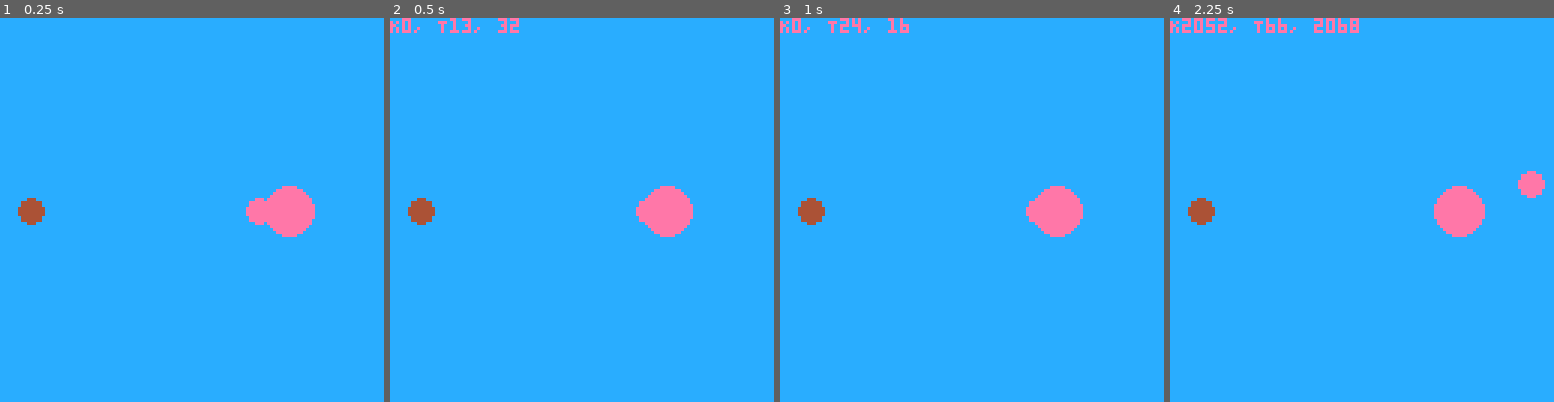
Above: before the commit, frames 1-4 (left to right).
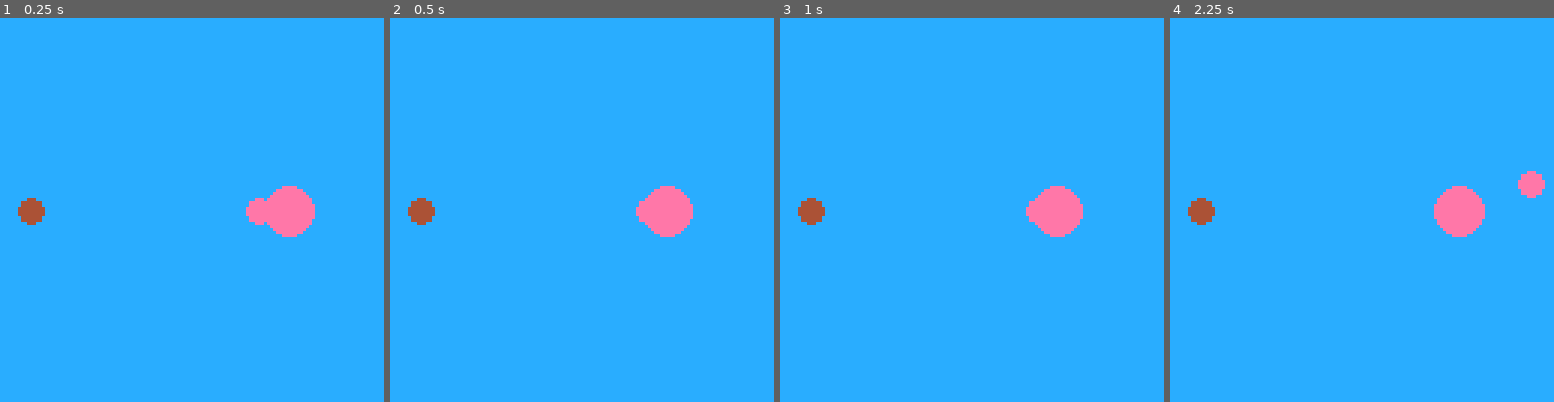
Above: after the commit, the same moments.

Repository: mgrider/EmergenSea
Game: PICO-8 cartridge emergensea.p8
Same seed, same stepped clock (60 frames per second), same inputs: the game is played once before the commit and once after it.
Inputs:
- Up to frame 1 (0.25 s): no input
- Up to frame 2 (0.5 s): tap X (X key) at 0.33 s
- Up to frame 3 (1 s): tap O (Z key) at 0.7 s
- Up to frame 4 (2.25 s): tap X (X key) at 1.07, 1.85 s; hold Right 1.6-2.1 s; hold P2 Left 1.6-2.1 s; tap O (Z key) at 1.7, 2.1 s; hold Up from 2.15 s (still down); hold P2 Down from 2.15 s (still down)

Frame 1 is identical in both runs. In frame 2, 0.4% of the frame differs, in the area x 0-34%, y 0-4%; in frame 3, 0.4%; in frame 4, 0.8%, in the area x 0-50%, y 0-4%.

Commit message:
replay logic

Diff:
--- a/emergensea.p8
+++ b/emergensea.p8
@@ -73,25 +73,64 @@
   lastKey = arm.keyEvents[#arm.keyEvents].keys
   if currentKey != lastKey then
     add(arm.keyEvents, {keys=currentKey, time=levelTime})
-    printMsg = "K"..currentKey..", T"..levelTime..", "..lastKey
-  end
-end
+  end
+end
+
+function moveArm(arm, buttons)
+  if interpret_btn(buttons, 0) then
+    moveArmX(arm, -constants.armSpeed)
+  end
+  if interpret_btn(buttons, 1) then
+    moveArmX(arm, constants.armSpeed)
+  end
+  if interpret_btn(buttons, 2) then
+    moveArmY(arm, -constants.armSpeed)
+  end
+  if interpret_btn(buttons, 3) then
+    moveArmY(arm, constants.armSpeed)
+  end
+end
+
+function getButtonStateAtTimeIndex(events, time_index)
+  event_of_interest = {}
+  for event in events do
+    if time_index > events.time then
+      event_of_interest = event
+    end
+  end
+  return event_of_interest.keys
+end
+
+function replayKeyEvents()
+  for arm in body.old_arms do
+    keys = getButtonStateAtTimeIndex(level_time)
+    moveArm(arm, event_of_interest.keys)
+  end
+end
+
+
+function interpret_btn(keys, n)
+  keys_shifted = shr(keys, n)
+  keys_masked = band(keys_shifted, 0x01)
+  return keys_masked == 0x1
+end
+
 
 function moveCheck()
-  currentKey = btn()
-  if btn(0) then
+  current_key = btn()
+  if interpret_btn(current_key, 0) then
     moveArmX(arm, -constants.armSpeed)
   end
-  if btn(1) then
+  if interpret_btn(current_key, 1) then
     moveArmX(arm, constants.armSpeed)
   end
-  if btn(2) then
+  if interpret_btn(current_key, 2) then
     moveArmY(arm, -constants.armSpeed)
   end
-  if btn(3) then
+  if interpret_btn(current_key, 3) then
     moveArmY(arm, constants.armSpeed)
   end
-  if btn(5) then
+  if interpret_btn(current_key, 5) then
     moveBody()
   end
   recordKeyEvents()
